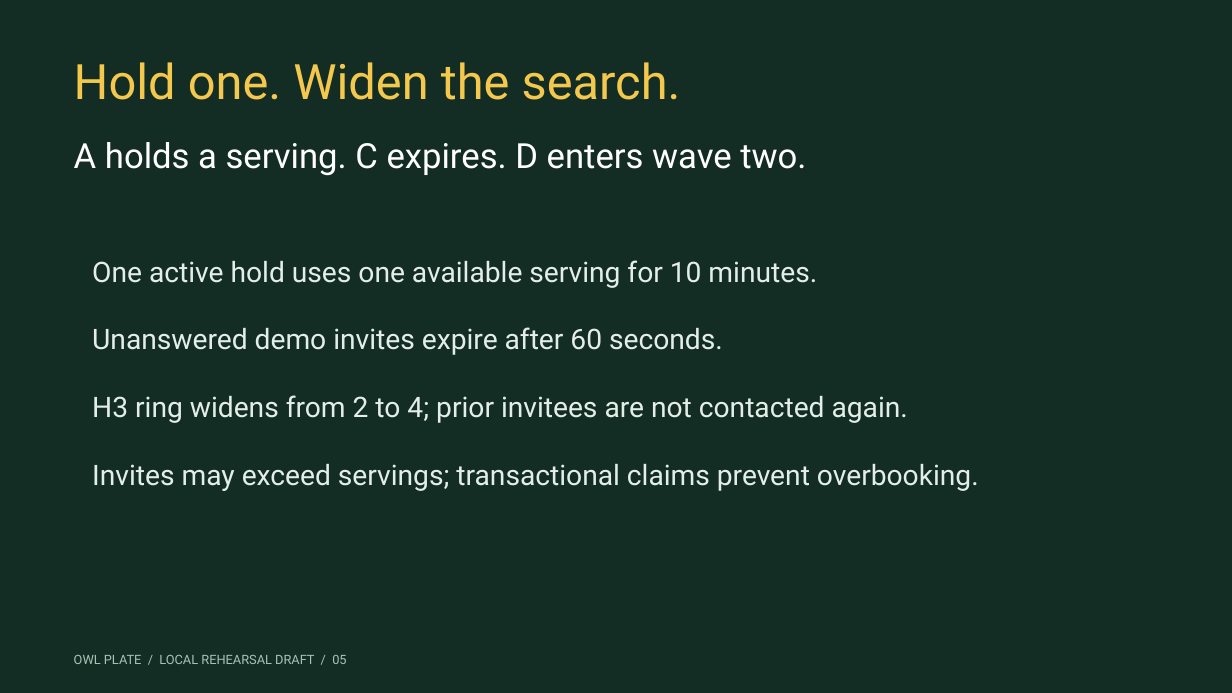
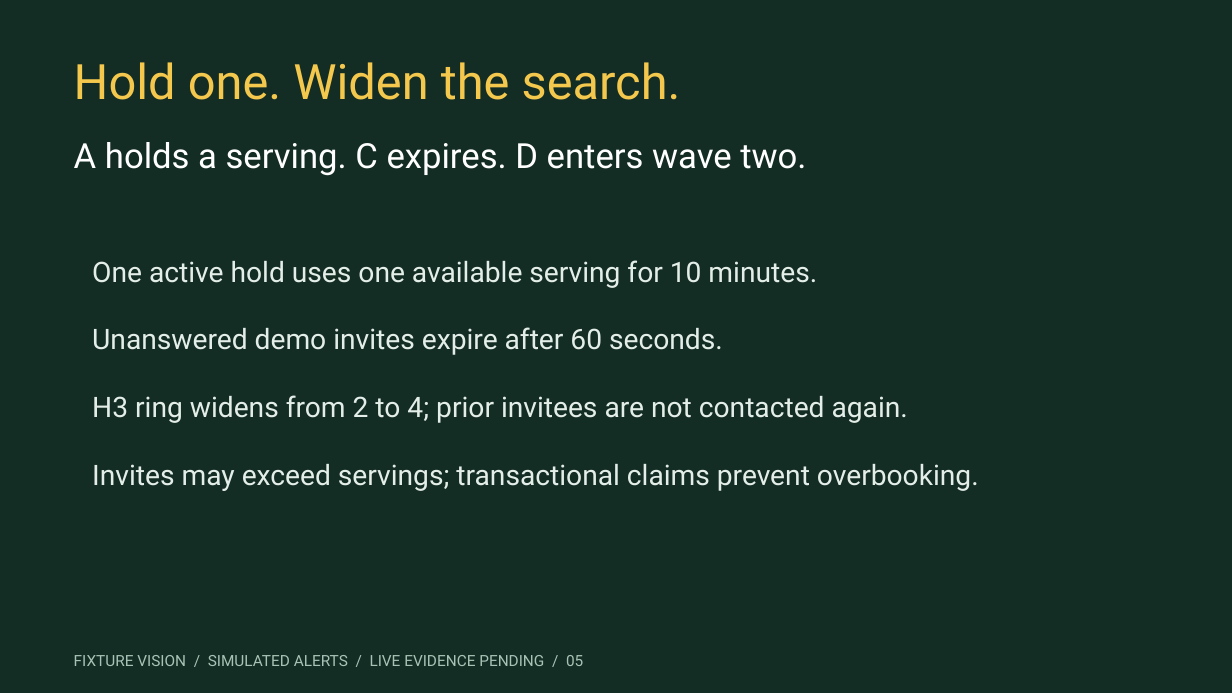
Before and after one commit to johaankjis/owl-plate, a slide deck: slide 5 of submission/Owl_Plate_Pitch.pptx. Drawn at 1232x693 pixels with LibreOffice and Linux fonts; fonts in the diff are those of the drawing. Boxes give left, top, right and bottom in pixels: in the first picture for what was removed or moved away, otherwise in the second. Text is boxed around its words. In the diff, an @@ line names an element or a change of style, - is before the commit and + after.

```diff
--- a/submission/Owl_Plate_Pitch.pptx
+++ b/submission/Owl_Plate_Pitch.pptx
@@ text at [74, 655, 583, 666]: text changed; size 10 to 12 pt @@
-OWL PLATE / LOCAL REHEARSAL DRAFT / 05
+FIXTURE VISION / SIMULATED ALERTS / LIVE EVIDENCE PENDING / 05
```
Also in this commit, not shown: 6 other slides changed, 33 other files.
